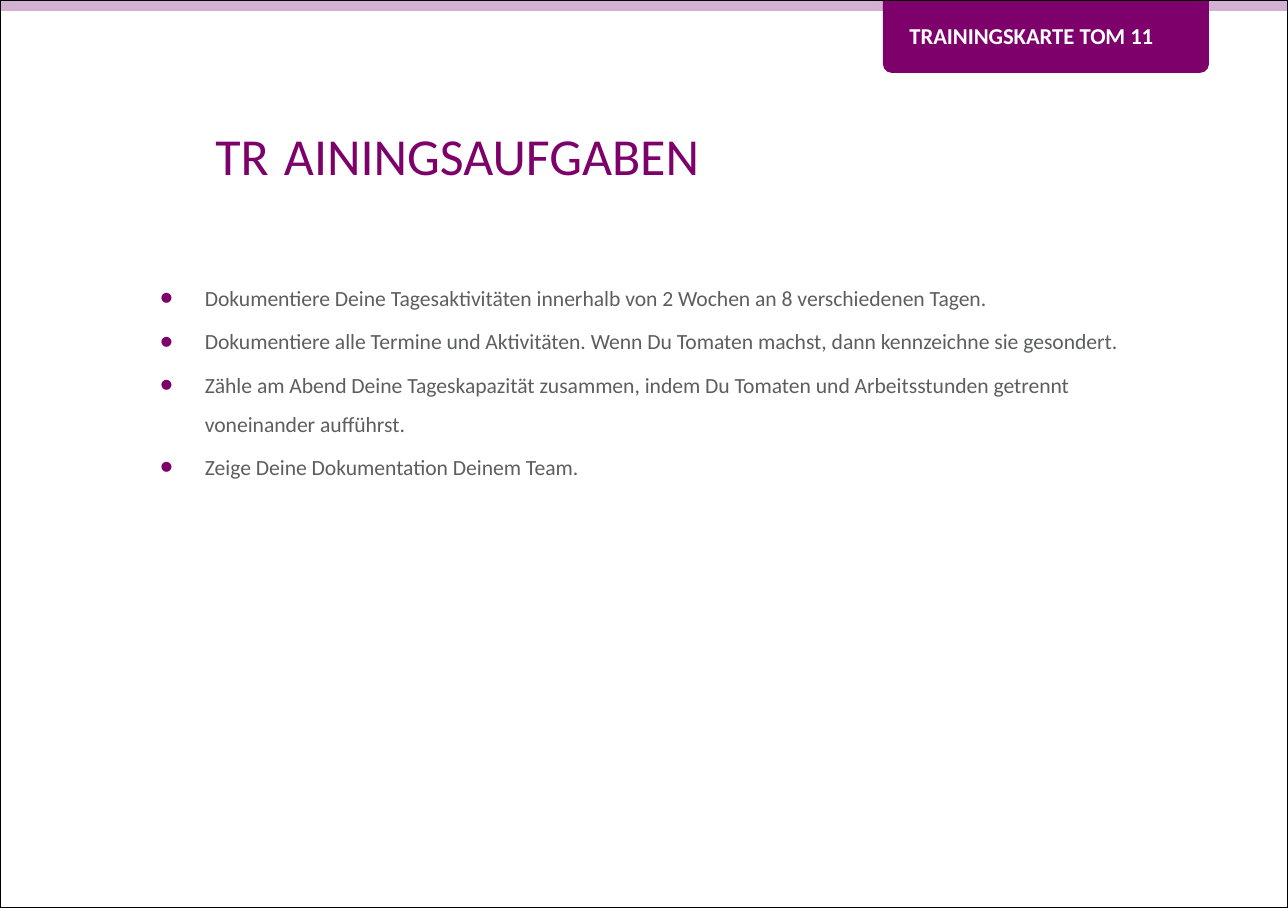
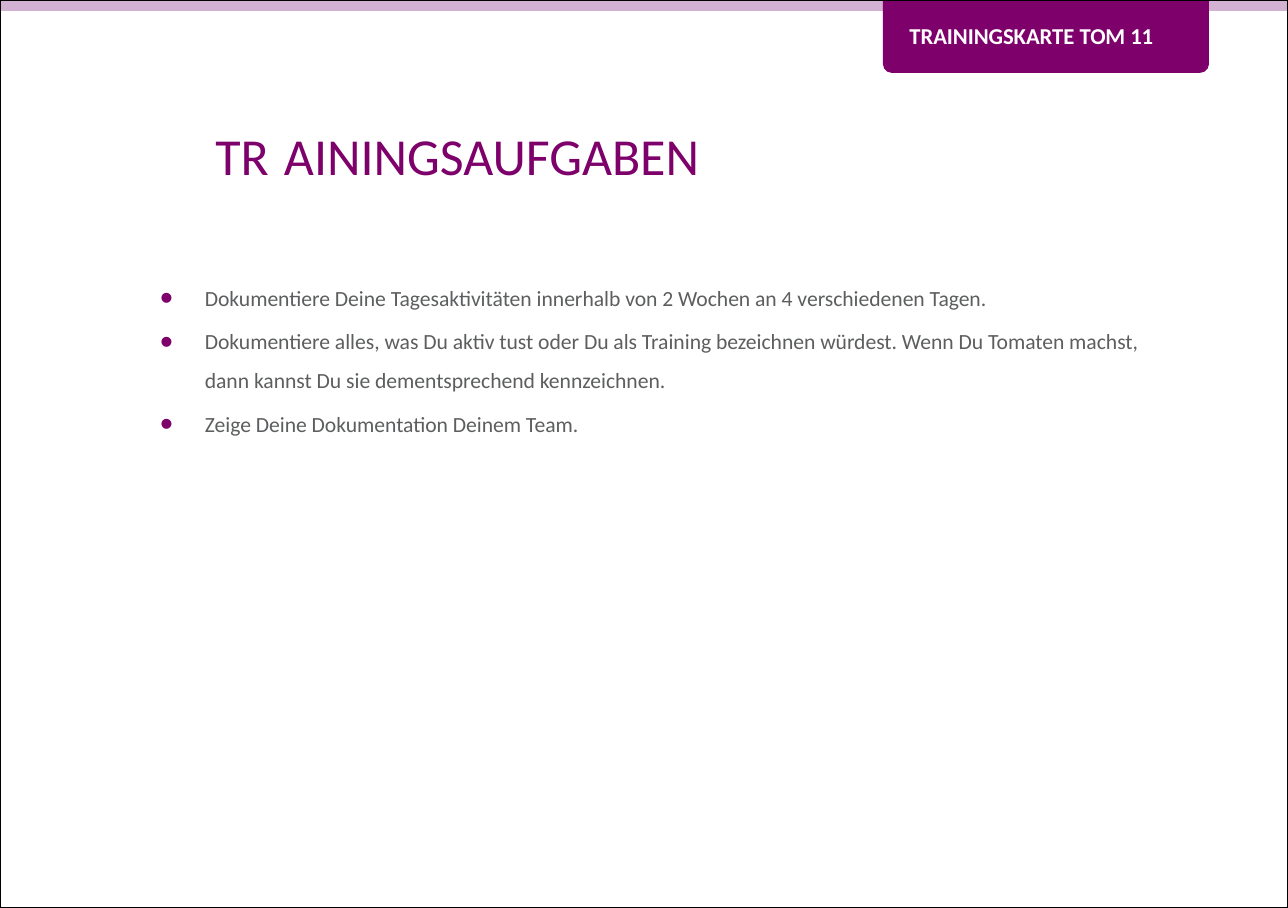
Before and after one commit to Teamtool/training-materials, a slide deck: slide 2 of training-cards/music moves/Tomatoes (TOM)/ger/apprentice/ger_TOM_11_Was_passt_in_einen_Tag_MM_A.pptx. Drawn at 1288x908 pixels with LibreOffice and Linux fonts; fonts in the diff are those of the drawing; background and template pictures are left out. Boxes give left, top, right and bottom in pixels: in the first picture for what was removed or moved away, otherwise in the second. Text is boxed around its words. In the diff, an @@ line names an element or a change of style, - is before the commit and + after.

```diff
--- a/training-cards/music moves/Tomatoes (TOM)/ger/apprentice/ger_TOM_11_Was_passt_in_einen_Tag_MM_A.pptx
+++ b/training-cards/music moves/Tomatoes (TOM)/ger/apprentice/ger_TOM_11_Was_passt_in_einen_Tag_MM_A.pptx
@@ text at bbox=[205, 291, 1138, 392]: text changed @@
-• Dokumentiere Deine Tagesaktivitäten innerhalb von 2 Wochen an 8 verschiedenen Tagen.
-• Dokumentiere alle Termine und Aktivitäten. Wenn Du Tomaten machst, dann kennzeichne sie gesondert.
-• Zähle am Abend Deine Tageskapazität zusammen, indem Du Tomaten und Arbeitsstunden getrennt voneinander aufführst.
+• Dokumentiere Deine Tagesaktivitäten innerhalb von 2 Wochen an 4 verschiedenen Tagen.
+• Dokumentiere alles, was Du aktiv tust oder Du als Training bezeichnen würdest. Wenn Du Tomaten machst, dann kannst Du sie dementsprechend kennzeichnen.
```
Also in this commit, not shown: 3 other files.
